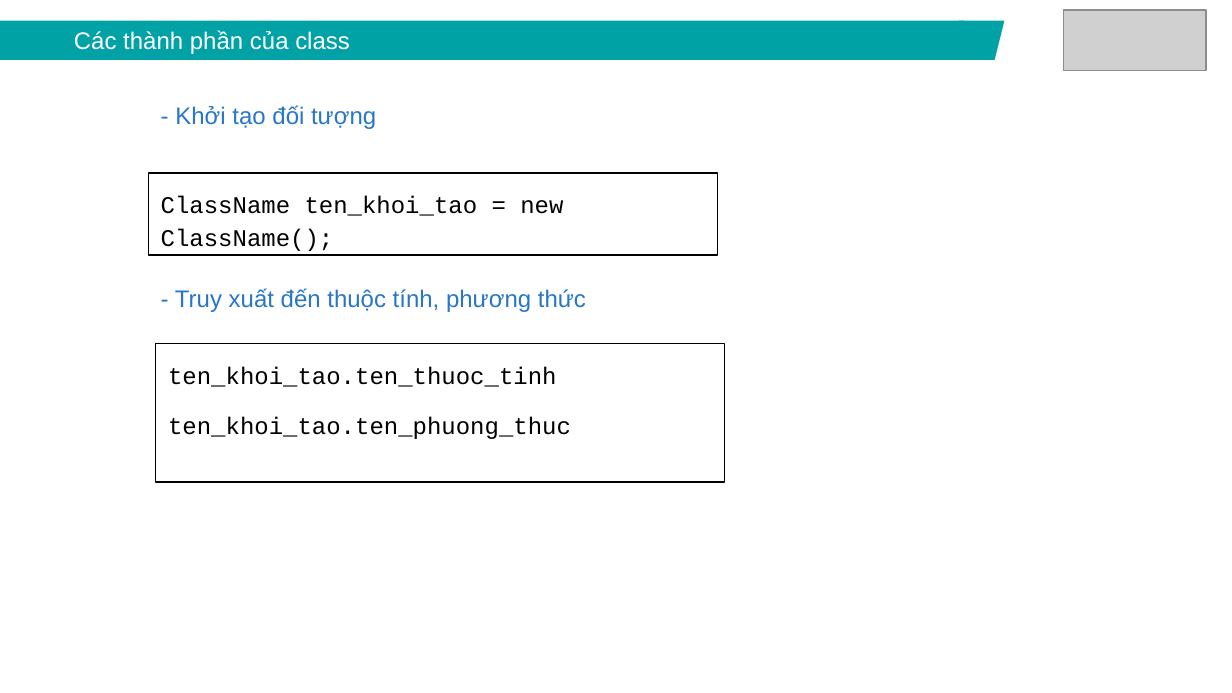
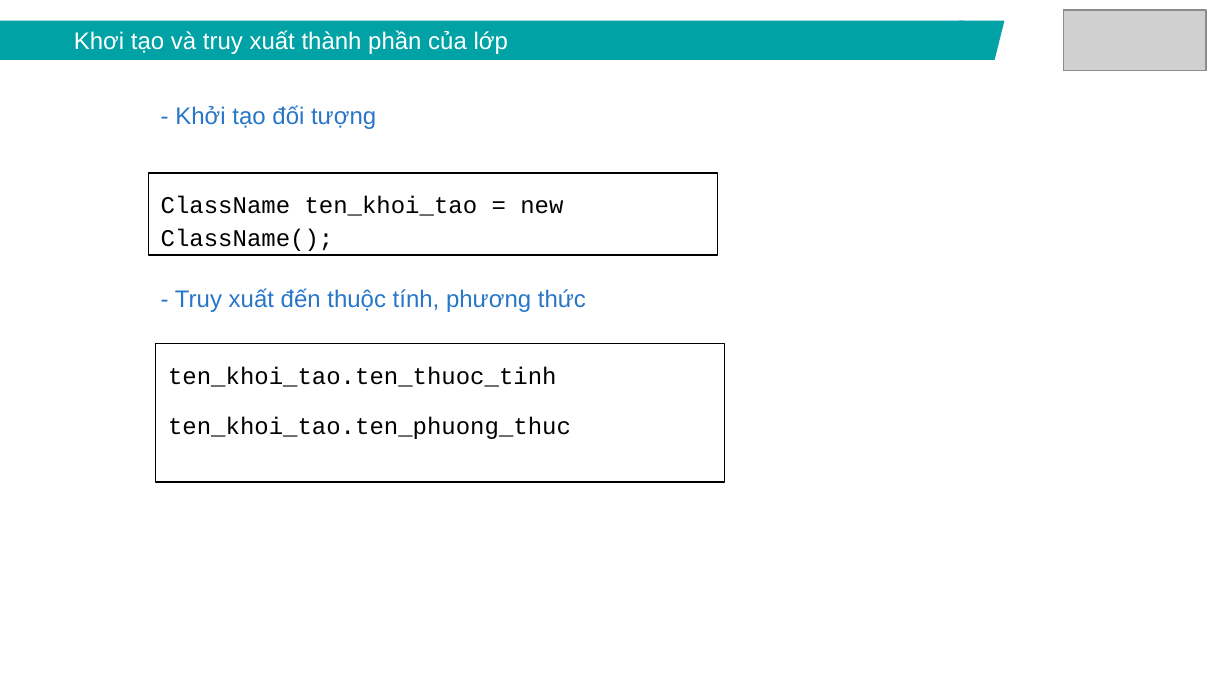
Before and after one commit to lamxung55/javacore, a slide deck: slide 12 of ppt/Java core - Lecture 5 - OOP.pptx. Drawn at 1232x693 pixels with LibreOffice and Linux fonts; fonts in the diff are those of the drawing; grey boxes stand for pictures. Boxes give left, top, right and bottom in pixels: in the first picture for what was removed or moved away, otherwise in the second. Text is boxed around its words. In the diff, an @@ line names an element or a change of style, - is before the commit and + after.

```diff
--- a/ppt/Java core - Lecture 5 - OOP.pptx
+++ b/ppt/Java core - Lecture 5 - OOP.pptx
@@ text in rectangle at (x1=74, y1=30, x2=508, y2=54): text changed @@
-Các thành phần của class
+Khơi tạo và truy xuất thành phần của lớp
```
Also in this commit, not shown: 3 other slides changed, 1 other file.
